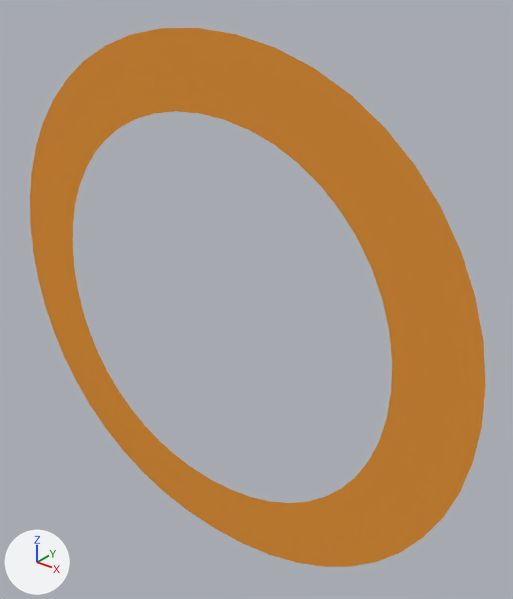
Renders of the Blender file assets/O.blend from each side of a commit.
Before and after are seen from a 50 mm lens placed at (0.554, -0.591, 0.42), pointed at (0.042, 0.048, 0.023). The lights are fixed; the arrows at lower left show +X, +Y and +Z.

Names of what the first picture shows: 'Text'.
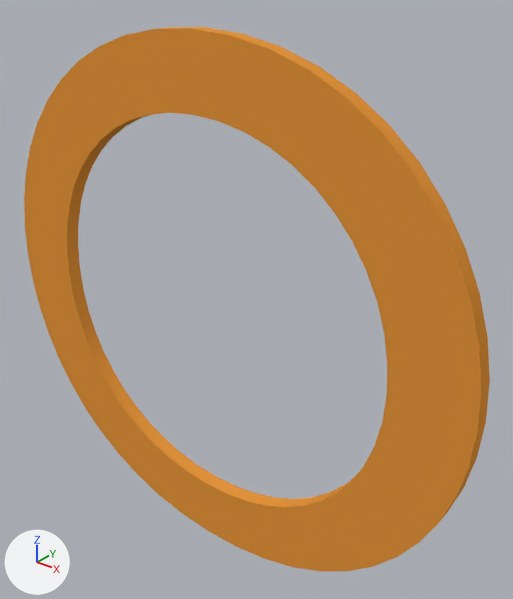
Pixel boxes [x1, y1, x2, y2] of what changed, in the pictures (513 x 599 px):
'Text', reshaped
    before: [30, 28, 486, 567]
    after: [24, 27, 490, 572]

Patch to the scene script:
```diff
--- a/assets/O.blend.py
+++ b/assets/O.blend.py
@@ txt_text @@
 txt_text.materials.append(mat_material_001)
+txt_text.extrude = 0.01
 txt_text.offset_x = -0.411
```
